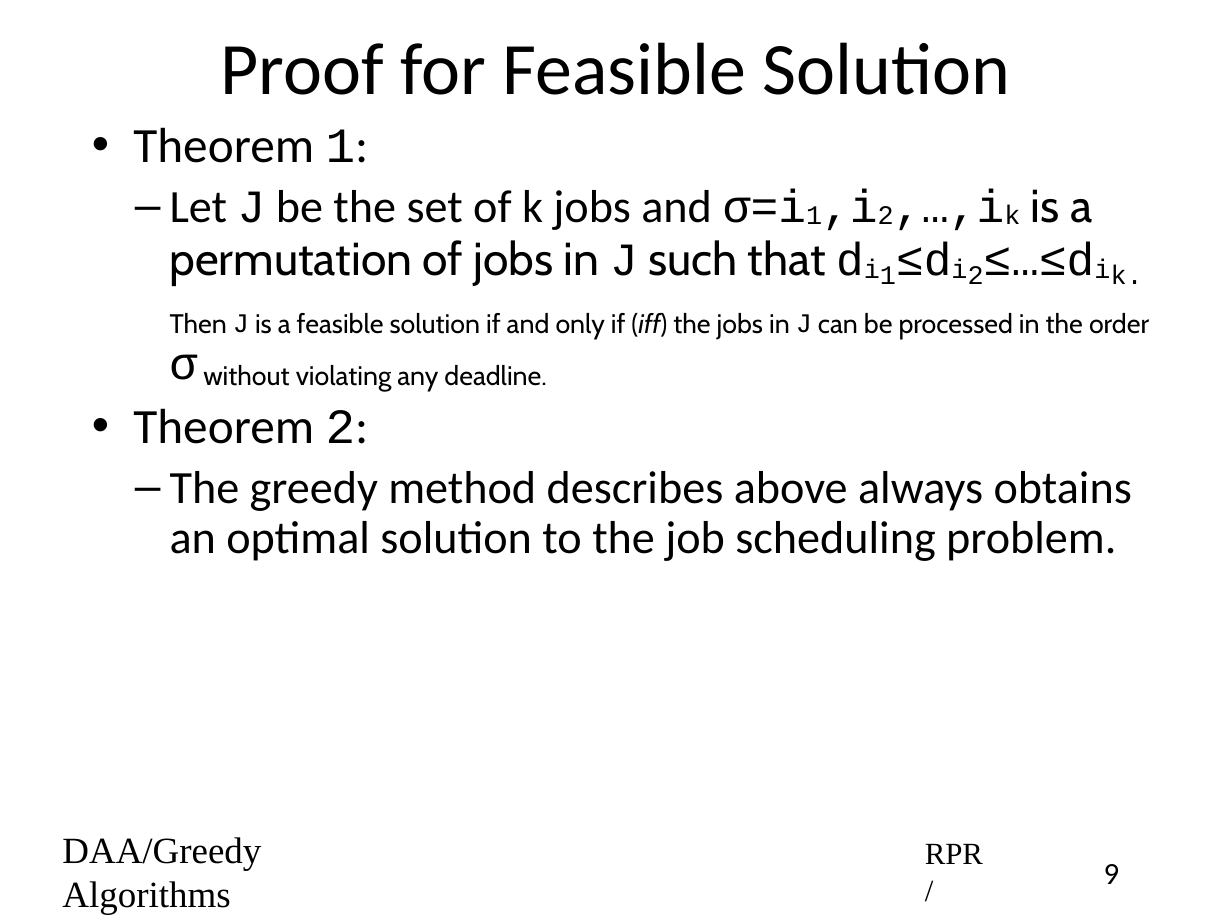
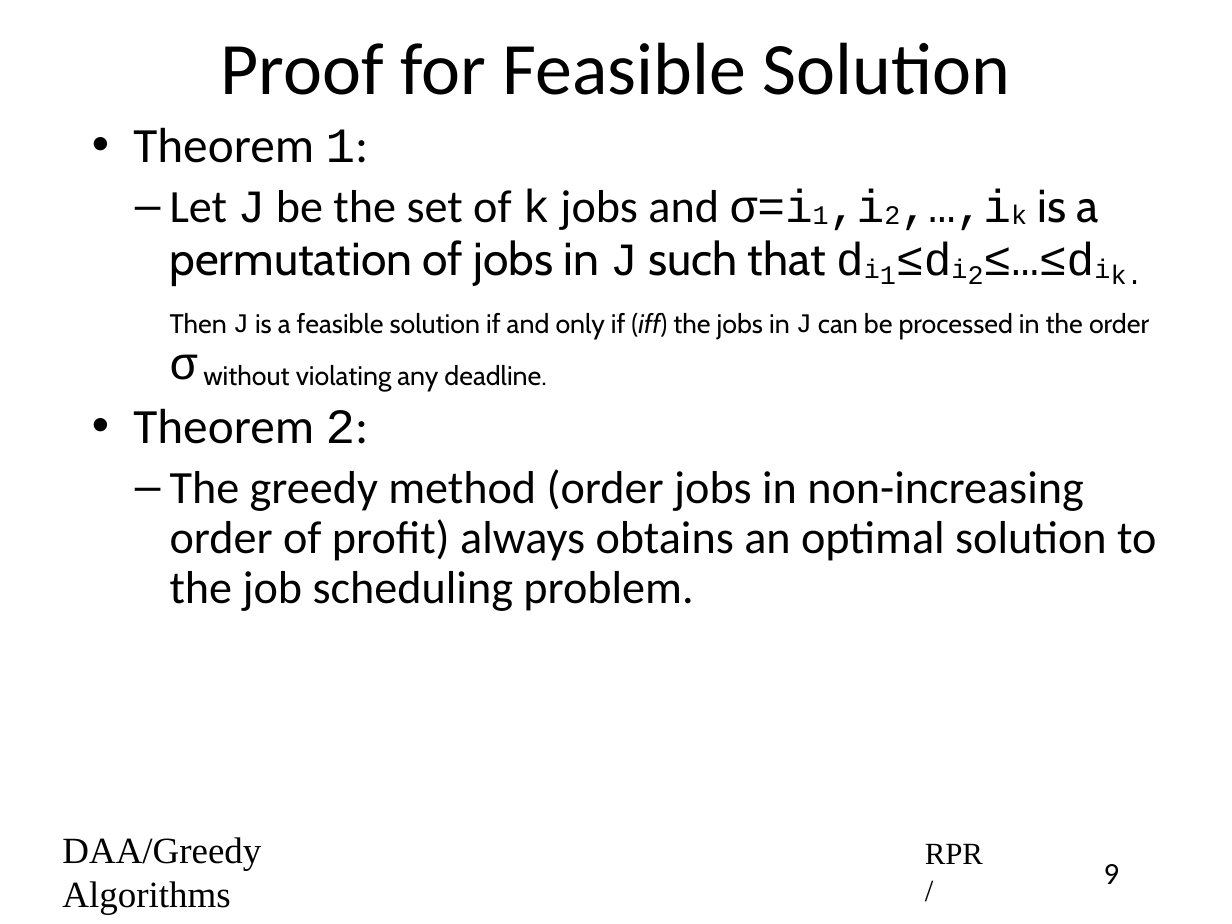
Before and after one commit to rprustagi/2019-17CS43-DAA, a slide deck: slide 9 of Slides-RPR/2019-H1-DAA-L23-Greedy-Algo-JobScheduling.pptx. Drawn at 1232x924 pixels with LibreOffice and Linux fonts; fonts in the diff are those of the drawing. Boxes give left, top, right and bottom in pixels: in the first picture for what was removed or moved away, otherwise in the second. Text is boxed around its words. In the diff, an @@ line names an element or a change of style, - is before the commit and + after.

```diff
--- a/Slides-RPR/2019-H1-DAA-L23-Greedy-Algo-JobScheduling.pptx
+++ b/Slides-RPR/2019-H1-DAA-L23-Greedy-Algo-JobScheduling.pptx
@@ text at (x1=170, y1=189, x2=1149, y2=392): font Calibri to Courier New in "k" @@
@@ text at (x1=170, y1=469, x2=1156, y2=611): text changed @@
-  – The greedy method describes above always obtains an optimal solution to the job scheduling problem.
+  – The greedy method (order jobs in non-increasing order of profit) always obtains an optimal solution to the job scheduling problem.
```
Also in this commit, not shown: 4 other slides changed, 2 other files.
